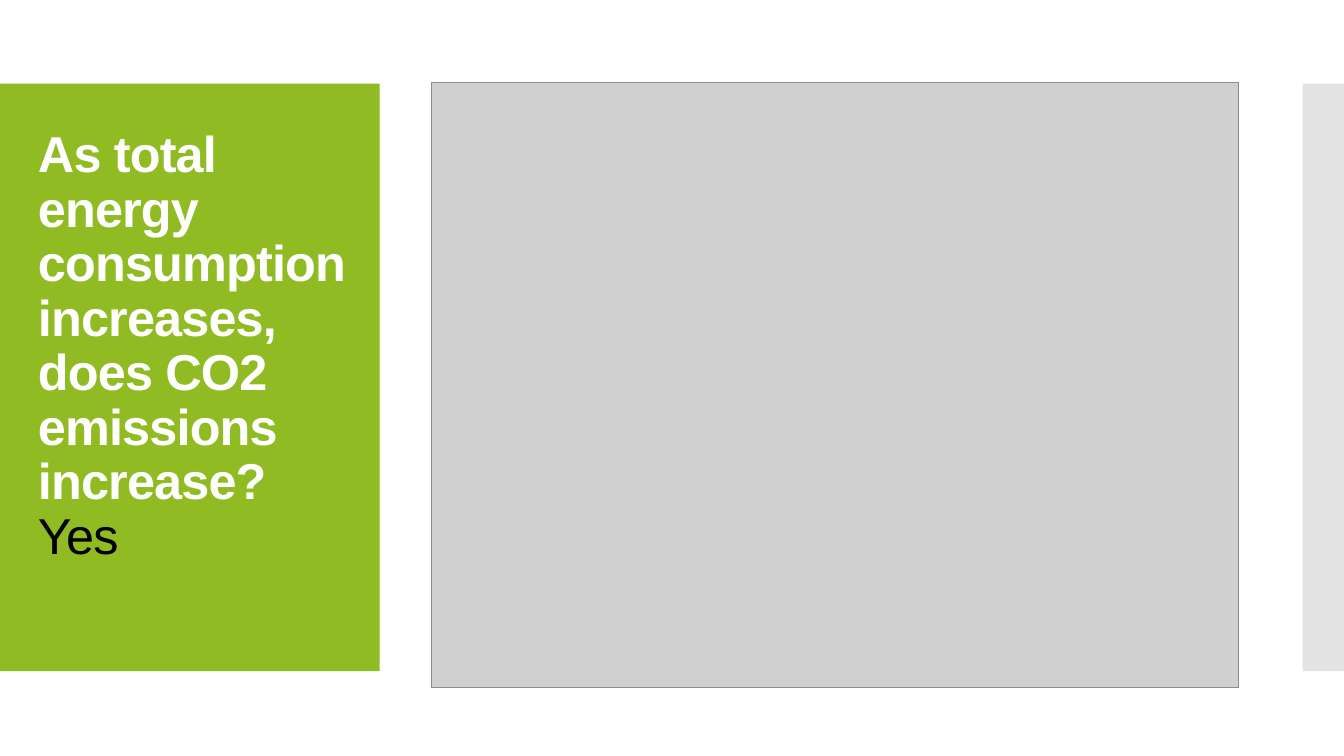
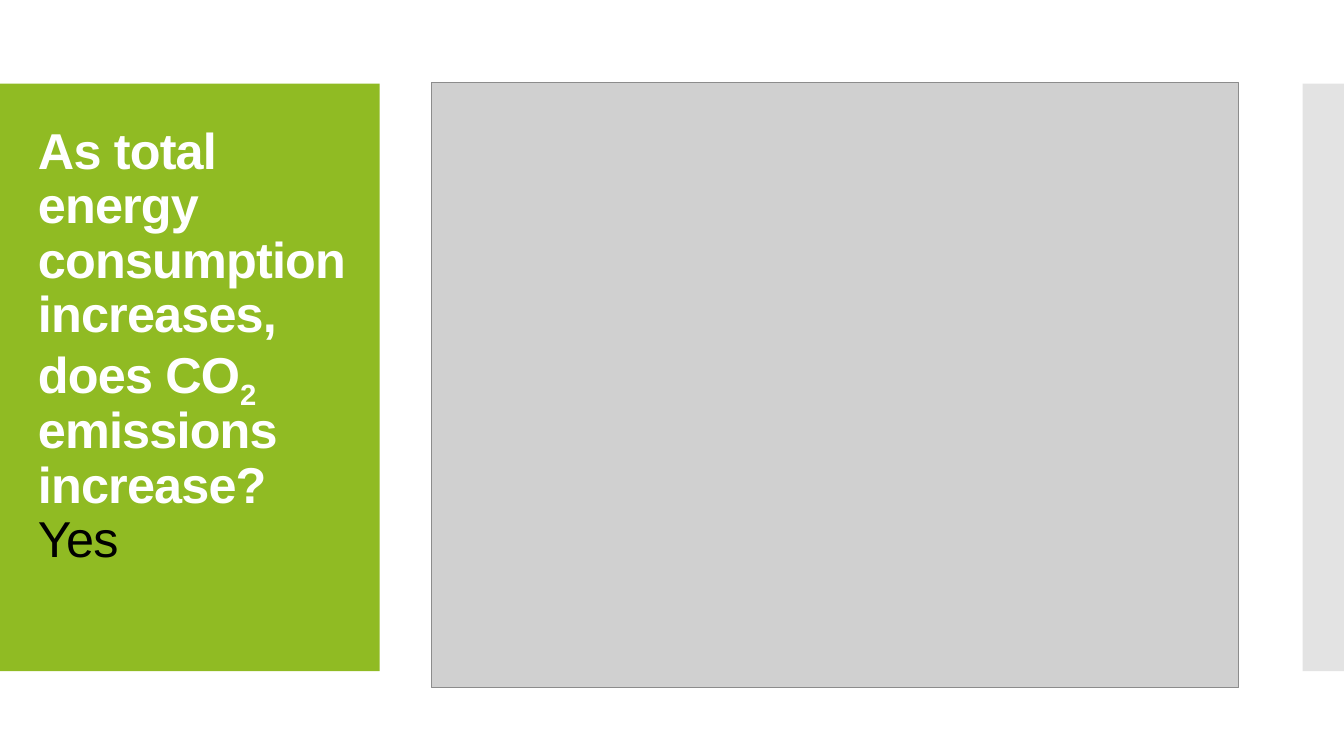
Before and after one commit to DanielMJones2005/Project-1, a slide deck: slide 16 of 20190729 Energizers_Project_1_Presentation.v2.pptx. Drawn at 1344x756 pixels with LibreOffice and Linux fonts; fonts in the diff are those of the drawing; grey boxes stand for pictures. Boxes give left, top, right and bottom in pixels: in the first picture for what was removed or moved away, otherwise in the second. Text is boxed around its words. In the diff, an @@ line names an element or a change of style, - is before the commit and + after.

```diff
--- a/20190729 Energizers_Project_1_Presentation.v2.pptx
+++ b/20190729 Energizers_Project_1_Presentation.v2.pptx
@@ title "As total energy consumption increases, ..." at bbox=[38, 132, 346, 558]: now subscript in "CO2" @@
```
Also in this commit, not shown: 4 other slides changed.
